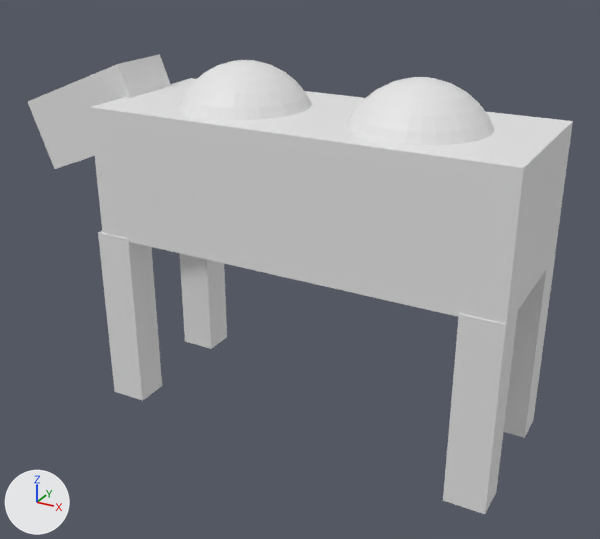
An edit to the Blender file Blender Models/Camello.blend, drawn before and after from the same camera.
Both versions are drawn from a 50 mm lens placed at (1.97, -3.8, 2.68), pointed at (-0.13, 0.01, 0.77). The axes (+X, +Y, +Z) are drawn at lower left. The lights are the same throughout.
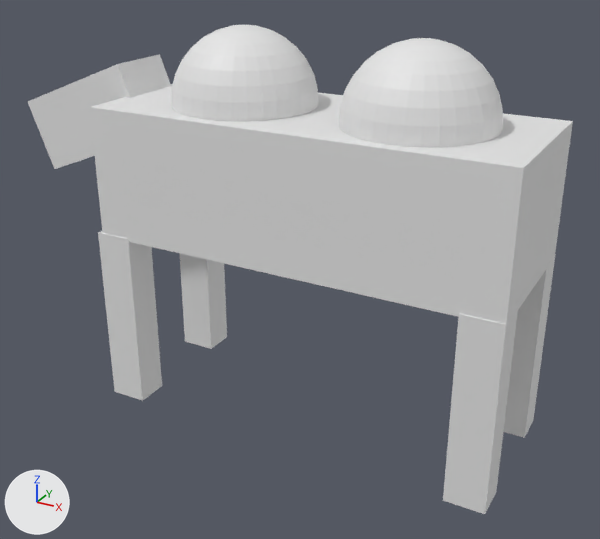
Location of each change, [x1, y1, x2, y2] in pixels of the pictures (600 x 539 px):
'Sphere.001', moved: before [346, 77, 494, 145]; after [338, 38, 503, 148]
'Sphere', moved: before [179, 60, 311, 120]; after [171, 25, 319, 122]

The change, as a list of edits to the scene's bpy script:
```text
Change ob_sphere:
    ob_sphere.location: (-0.461, 0.0, 1.52) -> (-0.461, 0.0, 1.704)
Change ob_sphere_001:
    ob_sphere_001.location: (0.543, 0.0, 1.52) -> (0.543, 0.0, 1.704)
```
